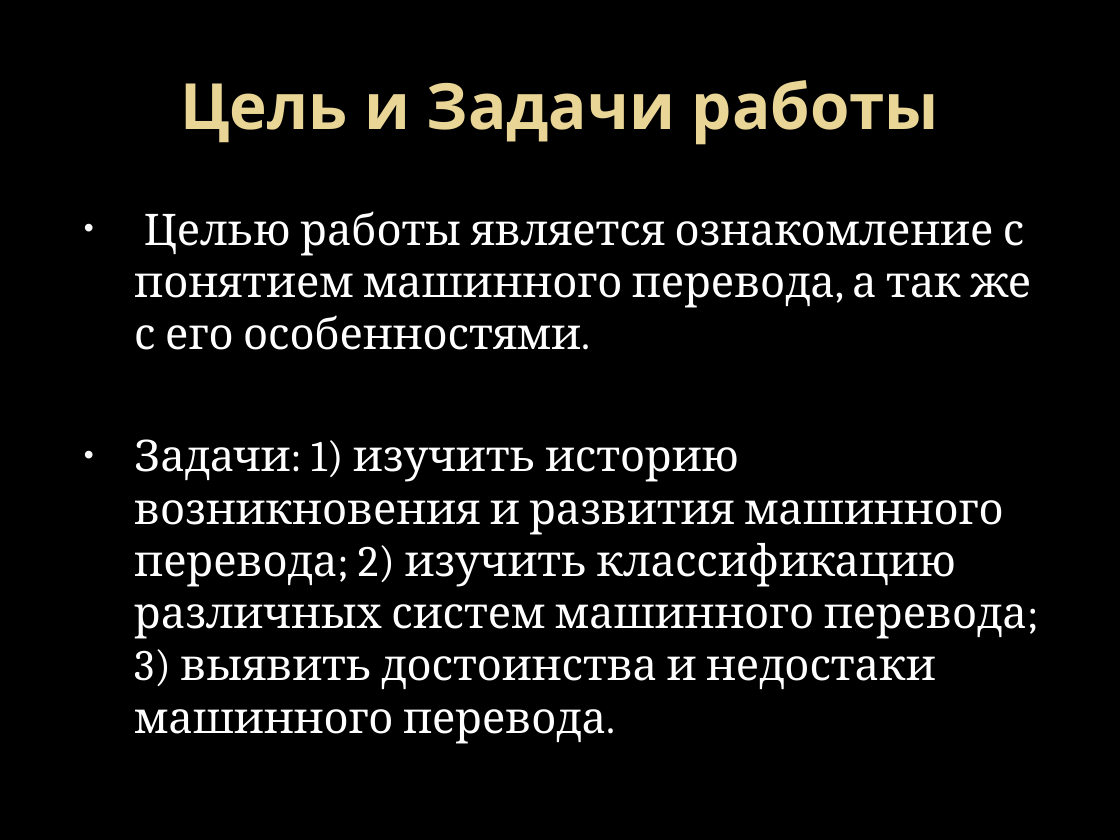
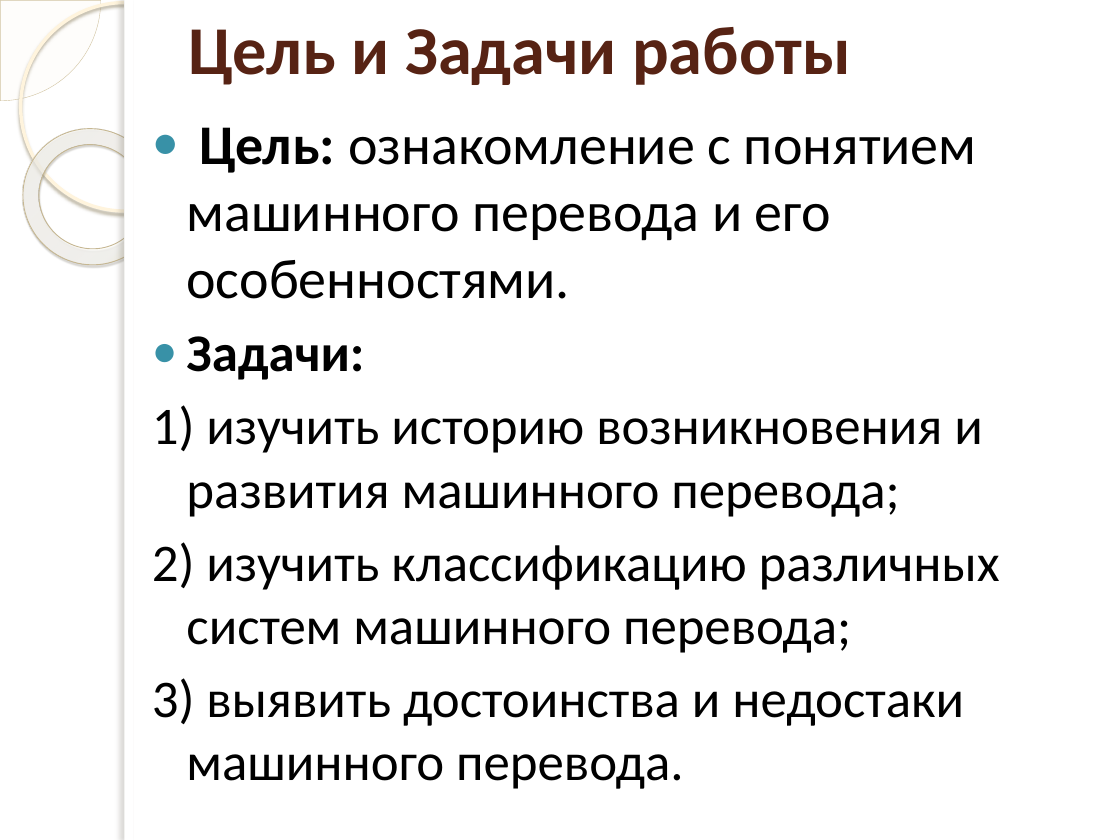
Before and after one commit to AnnaOnuchina/-, a slide deck: slide 2 of Курсовая Машинный перевод.pptx. Drawn at 1120x840 pixels with LibreOffice and Linux fonts; fonts in the diff are those of the drawing; background and template pictures are left out. Boxes give left, top, right and bottom in pixels: in the first picture for what was removed or moved away, otherwise in the second. Text is boxed around its words. In the diff, an @@ line names an element or a change of style, - is before the commit and + after.

```diff
--- a/Курсовая Машинный перевод.pptx
+++ b/Курсовая Машинный перевод.pptx
@@ pie slice (boxed as its full ellipse) added at [0, 0, 101, 101], fill #FEFAF4 at 33% opacity, outline #D3C39F 0.25 pt @@
@@ ellipse added at [20, 2, 228, 211], outline #FFF5DE 2.15 pt @@
@@ rectangle added at [124, 0, 1120, 840], fill #FFFFFF @@
@@ rectangle added at [124, 0, 133, 840], fill #FFFFFF @@
@@ title "Цель и Задачи работы": place and size @@
-title "Цель и Задачи работы" at [180, 80, 939, 145]
+title "Цель и Задачи работы" at [188, 27, 851, 85]
@@ title "Цель и Задачи работы" at [188, 27, 851, 85]: size 41 to 44 pt, font Open Sans to Calibri, text colour gradient #EAD696 to #E7D081 to #572314; alignment centre to left @@
@@ donut added at [0, 101, 187, 292], fill gradient #FFFCF6 to #FFFEFB to #F0D28E, outline #C7B893 0.58 pt @@
@@ text at [152, 127, 1000, 726]: text changed; size 28 to 34 pt; font Cambria to Calibri; text colour #FFFFFF to #000000 @@
-• Целью работы является ознакомление с понятием машинного перевода, а так же с его особенностями.
-• Задачи: 1) изучить историю возникновения и развития машинного перевода; 2) изучить классификацию различных систем машинного перевода; 3) выявить достоинства и недостаки машинного перевода.
+● Цель: ознакомление с понятием машинного перевода и его особенностями.
+● Задачи:
+1) изучить историю возникновения и развития машинного перевода;
+2) изучить классификацию различных систем машинного перевода;
+3) выявить достоинства и недостаки машинного перевода.
```
Also in this commit, not shown: 11 other slides changed, 1 slide added, 1 slide removed.
